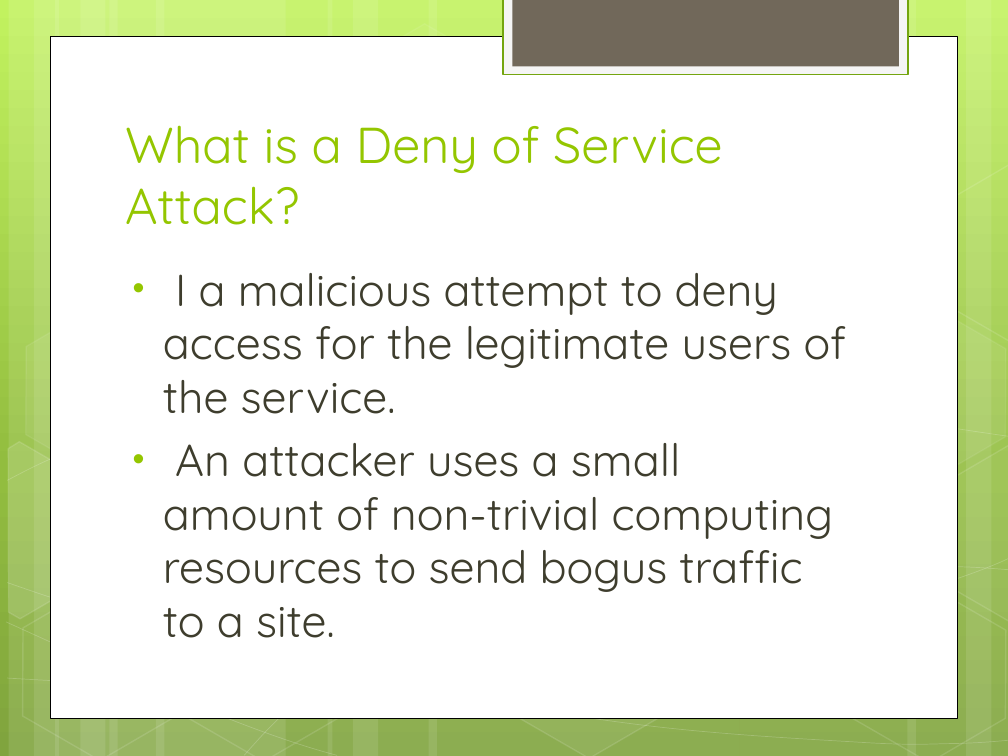
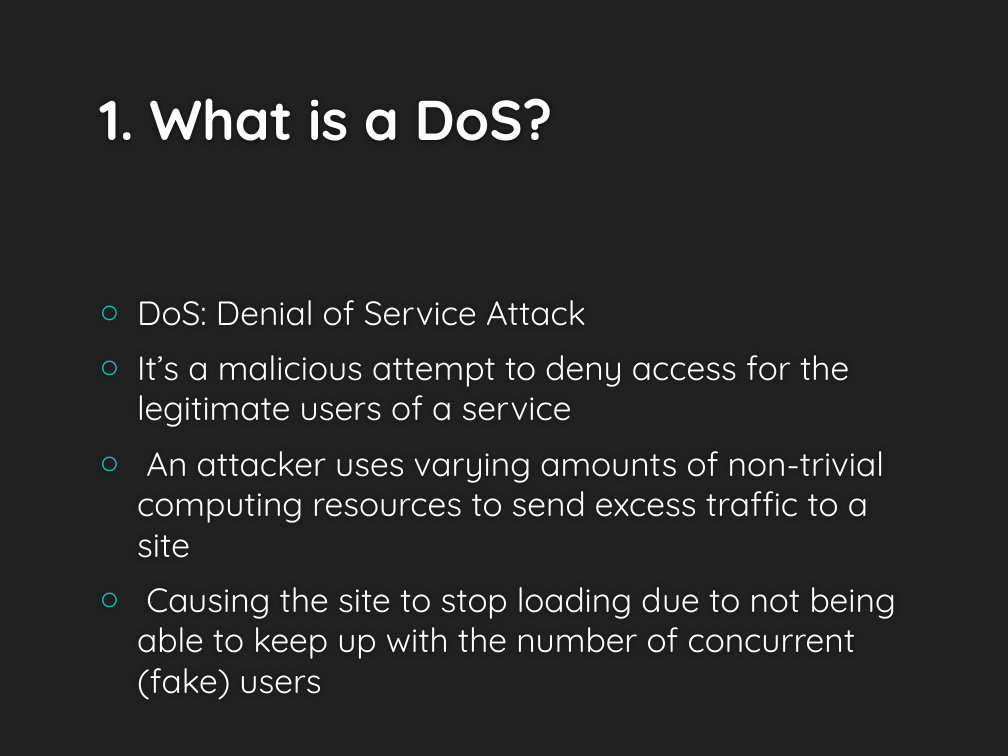
Before and after one commit to lanechr/CaPool, a slide deck: slide 7 of Security.pptx (slide 2 before the commit). Drawn at 1008x756 pixels with LibreOffice and Linux fonts; fonts in the diff are those of the drawing; background and template pictures are left out. Boxes give left, top, right and bottom in pixels: in the first picture for what was removed or moved away, otherwise in the second. Text is boxed around its words. In the diff, an @@ line names an element or a change of style, - is before the commit and + after.

Commit message:
Presentation
Adjusted styling, and added slides to cover each element of task sheet,
and rubric. *Not complete yet

```diff
--- a/Security.pptx
+++ b/Security.pptx
@@ background gradient #C3F35F to #93BF3F to #81A53E to #212121 @@
@@ rectangle removed at box(503, 0, 908, 75) @@
@@ rectangle removed at box(512, 0, 898, 67) @@
@@ rectangle removed at box(50, 36, 958, 718) @@
@@ title at box(99, 98, 553, 141): text changed; size 36 to 40 pt; text colour #94C600 to #FEFEFE; bold on @@
-What is a Deny of Service Attack?
+1. What is a DoS?
@@ group removed at box(0, 0, 1008, 756): 12 rectangles, 8 freeform shapes, 8 hexagons @@
@@ text "DoS: Denial of Service Attack" at box(137, 300, 896, 700): vertical alignment top to middle @@
@@ text at box(137, 300, 896, 700): text changed; size 32 to 24 pt; text colour #3E3D2D to #FFFFFF @@
-• I a malicious attempt to deny access for the legitimate users of the service.
-• An attacker uses a small amount of non-trivial computing resources to send bogus traffic to a site.
+○ DoS: Denial of Service Attack
+○ It’s a malicious attempt to deny access for the legitimate users of a service
+○ An attacker uses varying amounts of non-trivial computing resources to send excess traffic to a site
+○ Causing the site to stop loading due to not being able to keep up with the number of concurrent (fake) users
```
Also in this commit, not shown: 1 other slide changed, 7 slides added, 1 slide removed.
